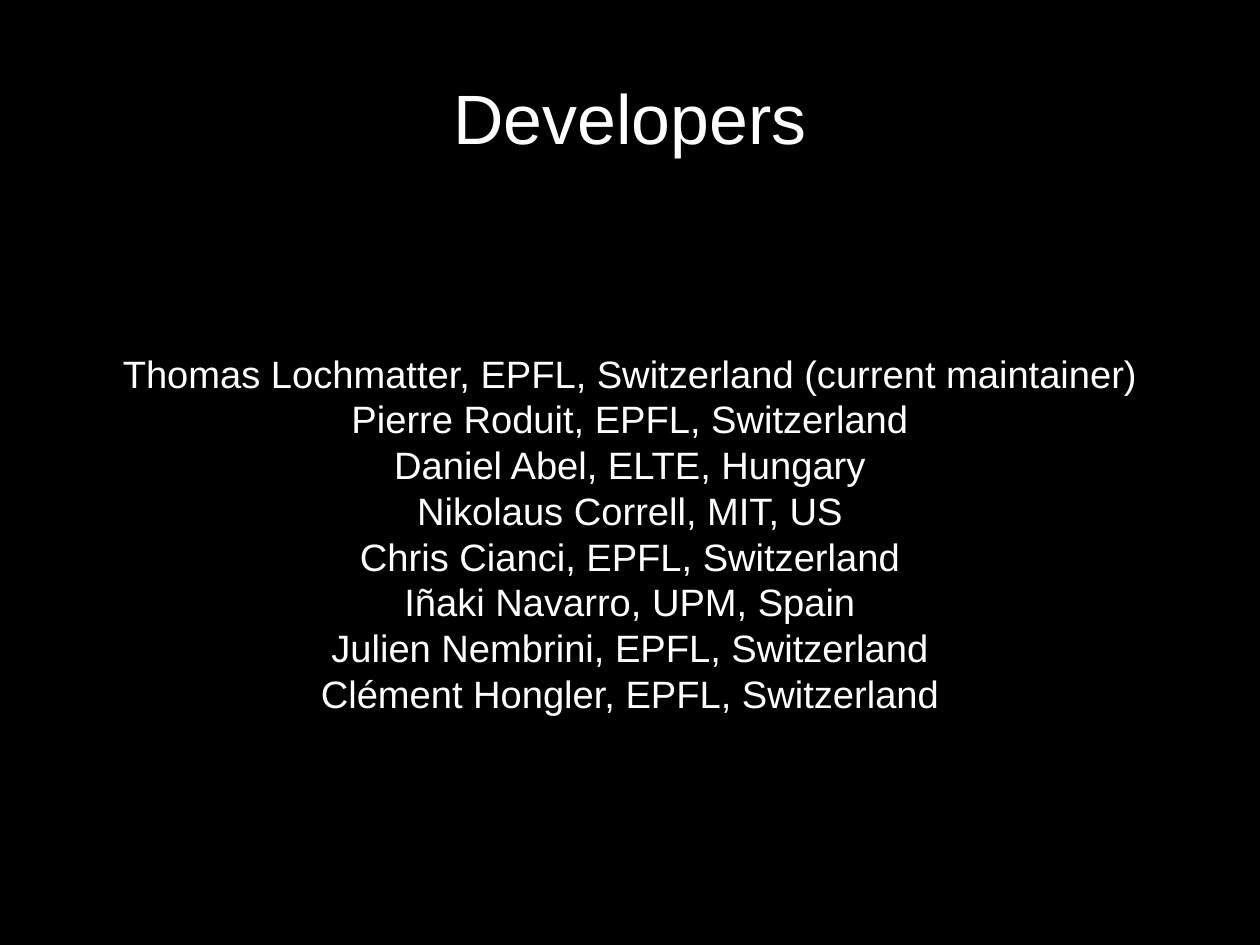
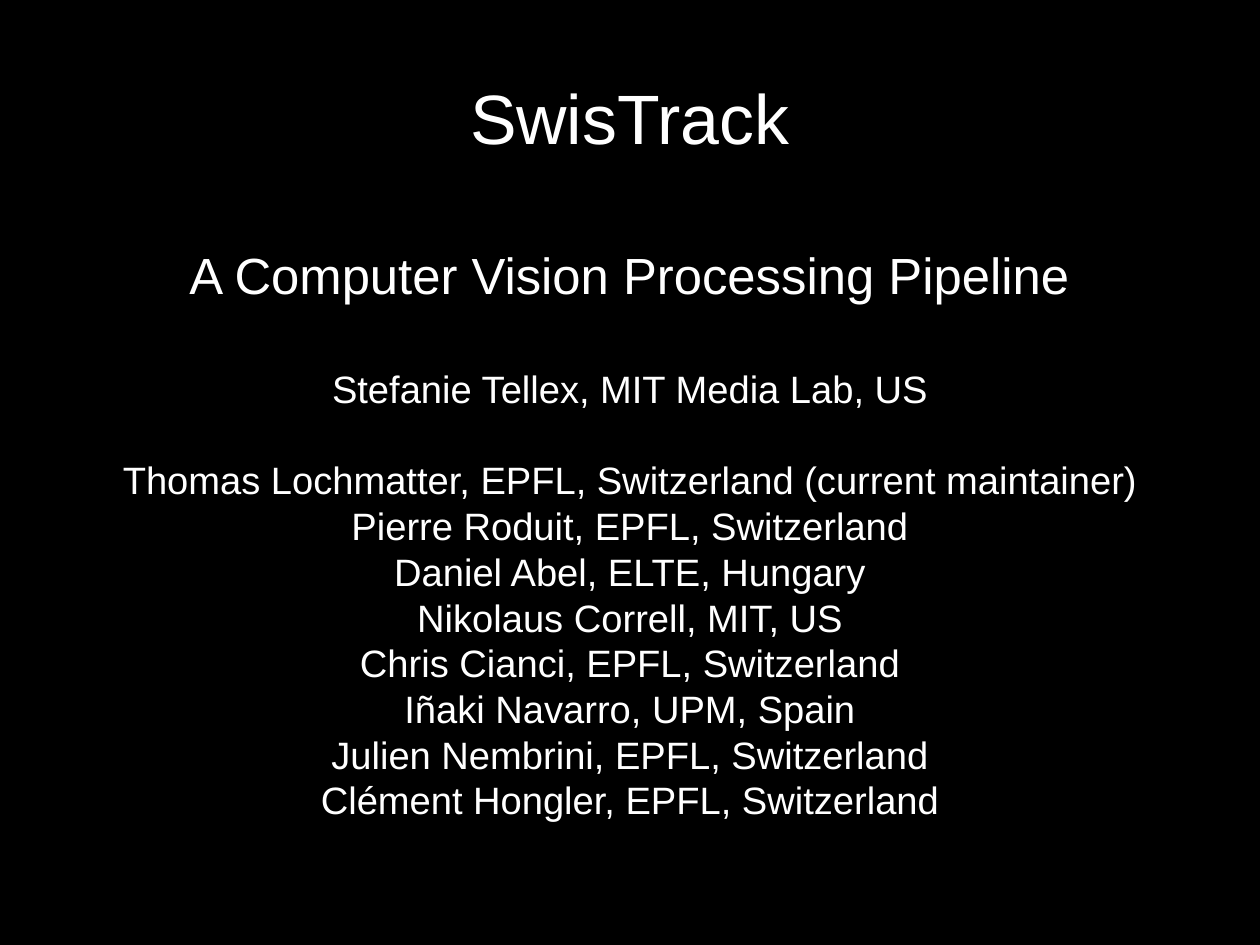
Before and after one commit to d28b/swistrack, a slide deck: slide 1 of Doc/tutorial.stefie10.06.2009/tutorialSlides.odp (slide 2 before the commit). Drawn at 1260x945 pixels with LibreOffice and Linux fonts; fonts in the diff are those of the drawing. Boxes give left, top, right and bottom in pixels: in the first picture for what was removed or moved away, otherwise in the second. Text is boxed around its words. In the diff, an @@ line names an element or a change of style, - is before the commit and + after.

```diff
--- a/Doc/tutorial.stefie10.06.2009/tutorialSlides.odp
+++ b/Doc/tutorial.stefie10.06.2009/tutorialSlides.odp
@@ title at box(470, 93, 789, 145): text changed @@
-Developers
+SwisTrack
@@ subtitle at box(189, 257, 1069, 408): paragraphs added @@
+A Computer Vision Processing Pipeline
+Stefanie Tellex, MIT Media Lab, US
```
Also in this commit, not shown: 4 other slides changed, 7 slides added, 2 slides removed.
